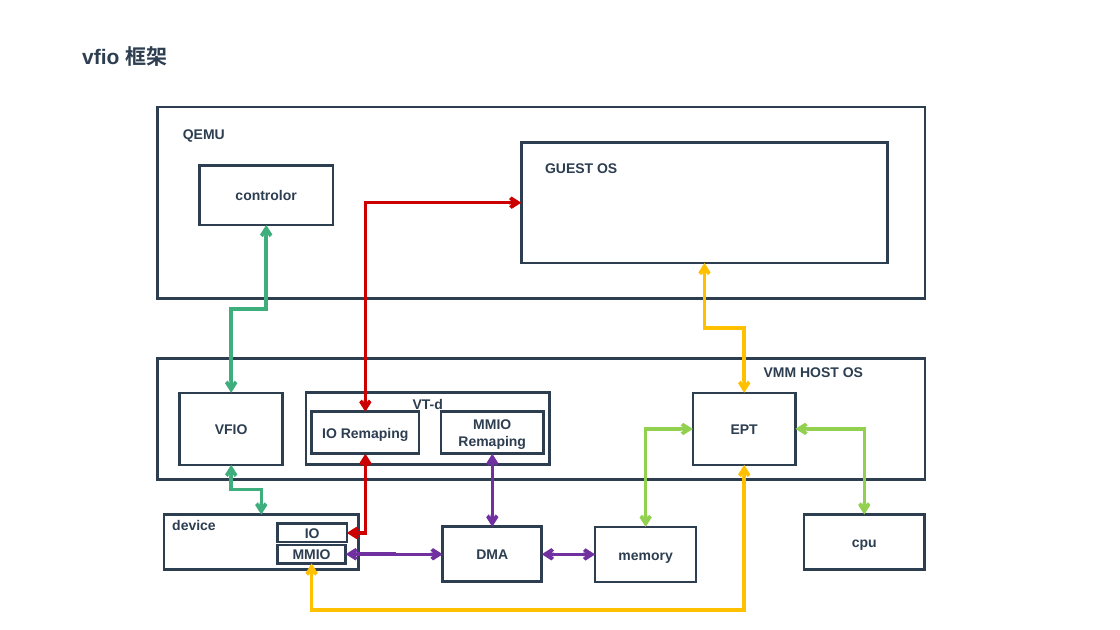
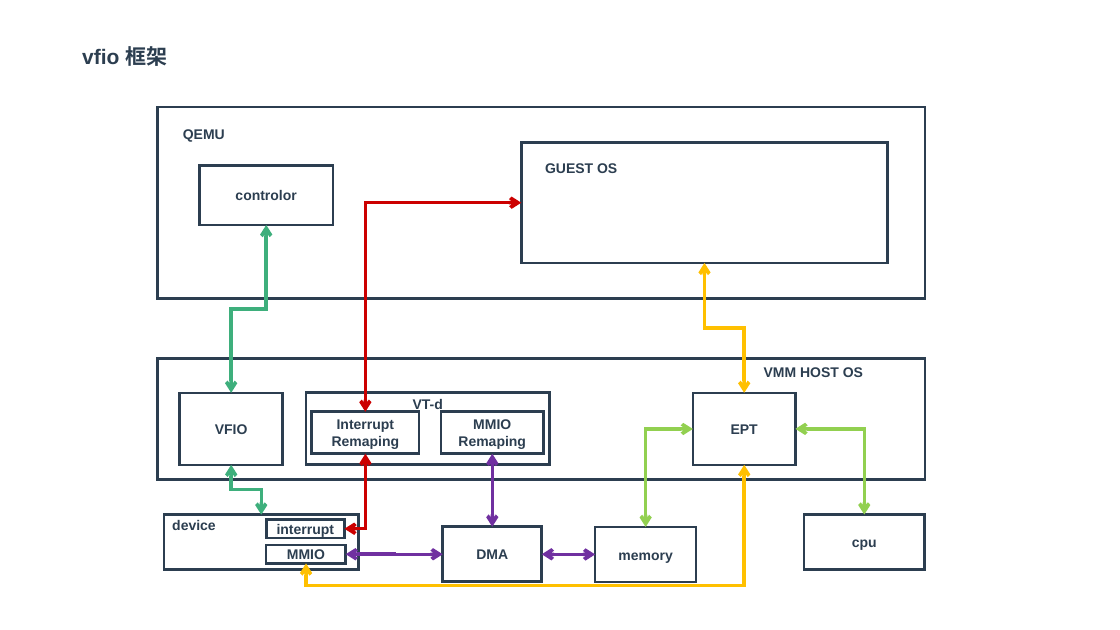
Before and after one commit to zaiqiang-dong/zaiqiang, a slide deck: slide 26 of picture/vitrualization/qemu/qemu.pptx (slide 25 before the commit). Drawn at 1120x630 pixels with LibreOffice and Linux fonts; fonts in the diff are those of the drawing. Boxes give left, top, right and bottom in pixels: in the first picture for what was removed or moved away, otherwise in the second. Text is boxed around its words. In the diff, an @@ line names an element or a change of style, - is before the commit and + after.

```diff
--- a/picture/vitrualization/qemu/qemu.pptx
+++ b/picture/vitrualization/qemu/qemu.pptx
@@ text in rectangle at <box>332,419,400,449</box>: text changed @@
-IO Remaping
+Interrupt Remaping
@@ elbow double arrow moved from (744, 465) - (312, 564) to (744, 465) - (306, 564) @@
@@ elbow double arrow moved from (365, 454) - (347, 533) to (365, 454) - (344, 529) @@
@@ rectangle "interrupt": place and size @@
-rectangle "interrupt" at <box>277,523,347,542</box>
+rectangle "interrupt" at <box>266,520,344,539</box>
@@ text in rectangle at <box>277,524,334,538</box>: text changed @@
-IO
+interrupt
@@ rectangle "MMIO": place and size @@
-rectangle "MMIO" at <box>277,545,345,564</box>
+rectangle "MMIO" at <box>266,545,346,564</box>
```
Also in this commit, not shown: 1 other slide changed, 1 slide added, 19 other files.
